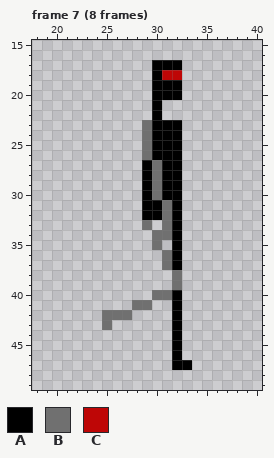
File history of a pixel-art file, Sprites/ExpA.aseprite. The picture above was drawn from the file before the commit.
64x64 pixels, 8 frames. Shown: frame 7 (8 frames): x 18..40, y 15..49. The commit also changed other frames, which this record leaves out.
Palette (. is transparent): A #000000  B #707070  C #be0606
Pixels before, frame 7 (8 frames), first column x 25:
17 .....AAA.
18 .....ACC.
19 .....AAA.
20 .....AAA.
21 .....A...
22 .....A...
23 ....BAAA.
24 ....BAAA.
25 ....BAAA.
26 ....BAAA.
27 ....ABAA.
28 ....ABAA.
29 ....ABAA.
30 ....ABAA.
31 ....AABA.
32 ....AABA.
33 ....B.BA.
34 .....BBA.
35 .....B.A.
36 ......BA.
37 ......BA.
38 .......B.
39 .......B.
40 .....BBA.
41 ...BB..A.
42 BBB....A.
43 B......A.
44 .......A.
45 .......A.
46 .......A.
47 .......AA
The result:
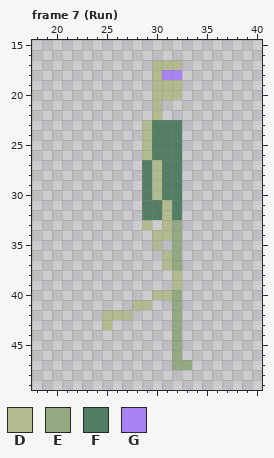
Colours new in this view: D #b2ba90  E #92a984  F #547e64  G #a884f3
The edit:
layer "Body" added
layer "Legs" added
layer "Arms" added
layer "Head" added
layer "Layer 1" removed
Changed rows in their new state; - is an unchanged pixel.
Frame 7 (Run):
first column x 25:
17 -----DDD-
18 -----DGG-
19 -----DDD-
20 -----DDD-
21 -----D---
22 -----D---
23 ----DFFF-
24 ----DFFF-
25 ----DFFF-
26 ----DFFF-
27 ----FDFF-
28 ----FDFF-
29 ----FDFF-
30 ----FDFF-
31 ----FFDF-
32 ----FFDF-
33 ----D-DE-
34 -----DDE-
35 -----D-E-
36 ------DE-
37 ------DE-
38 -------D-
39 -------D-
40 -----DDE-
41 ---DD--E-
42 DDD----E-
43 D------E-
44 -------E-
45 -------E-
46 -------E-
47 -------EE
Pixel boxes of the changes (left, top, right, bottom) in both pictures:
changed: (102, 60, 192, 370)
